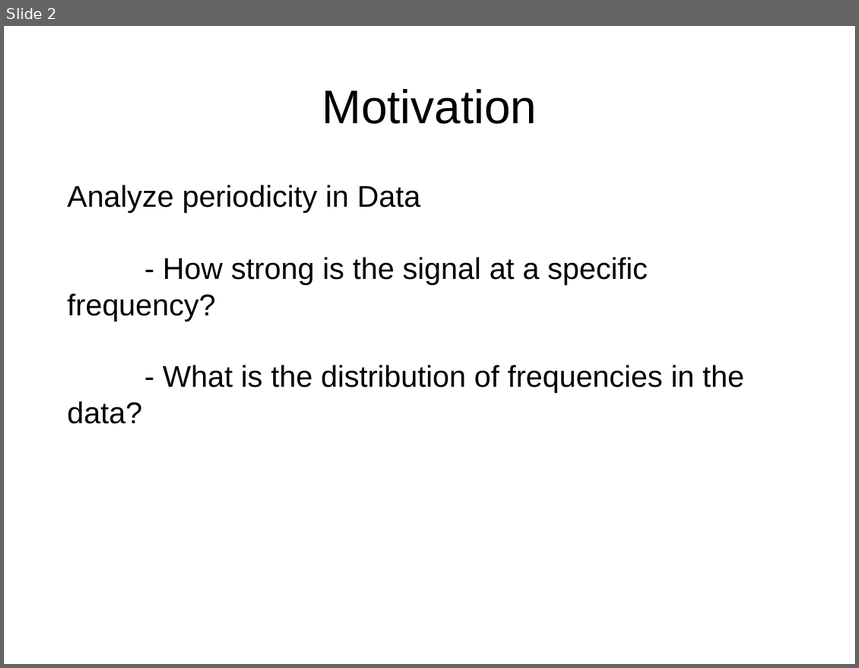
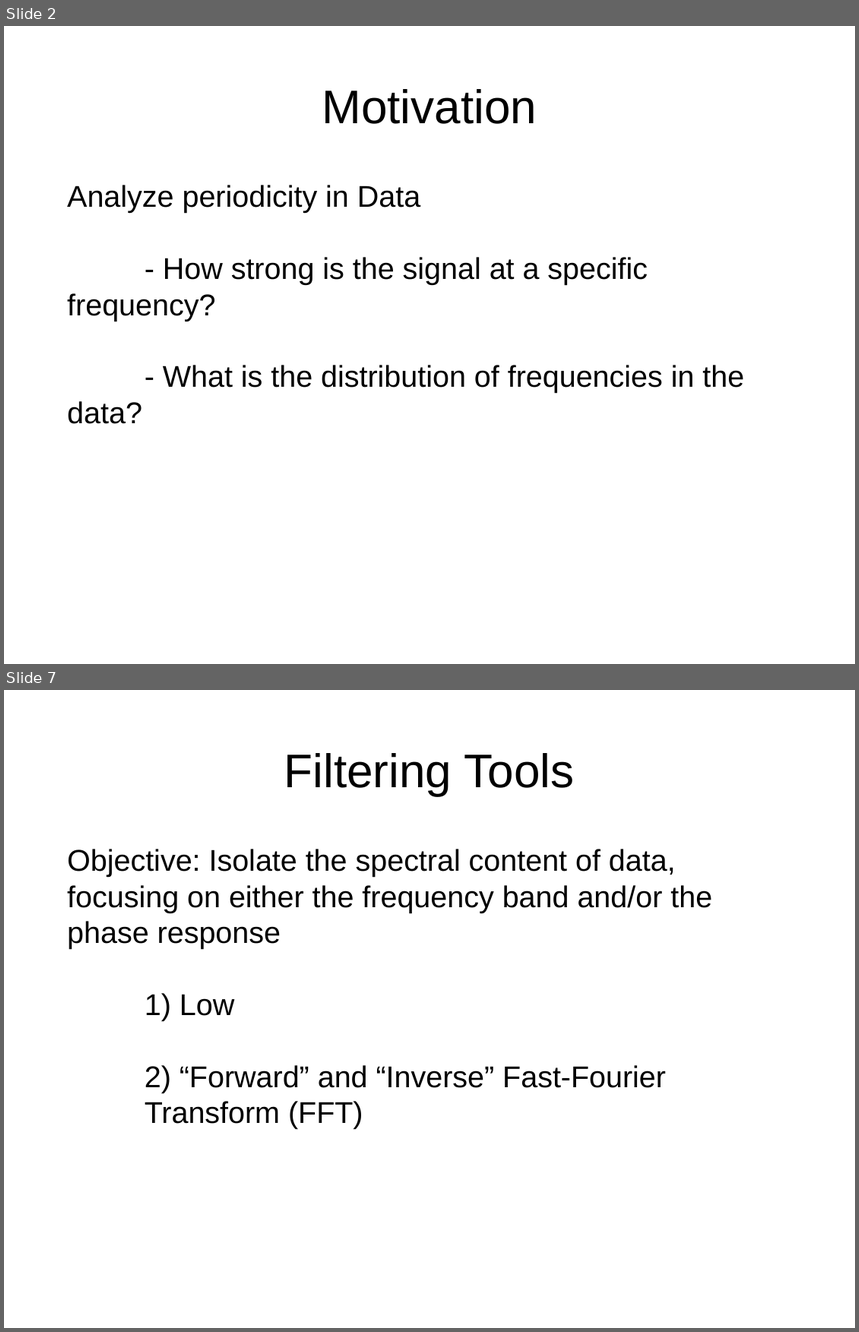
Before and after one commit to frederick-douglas-pearce/data-analysis-tools, a slide deck: Data_Analysis_Tools.odp. Shown one above the other, each under a label of ours: slide 2 before the commit, slides 2 and 7 after it; the slides between them are not shown. The pictures are 859x668 and 859x1332 pixels, drawn with LibreOffice and Linux fonts; fonts in the diff are those of the drawing. Boxes give left, top, right and bottom in pixels: in the first picture for what was removed or moved away, otherwise in the second. Text is boxed around its words. In the diff, an @@ line names an element or a change of style, - is before the commit and + after.

Commit message:
Updated to include other data analysis projects beyond Fourier

```diff
--- a/Data_Analysis_Tools.odp
+++ b/Data_Analysis_Tools.odp
@@ slide 7 added at (x1=4, y1=690, x2=855, y2=1328), background #FFFFFF @@
@@ title added at (x1=284, y1=753, x2=575, y2=796), 44 pt, text #000000 @@
+Filtering Tools
@@ text added at (x1=67, y1=849, x2=712, y2=1129), 28 pt, text #000000 @@
+Objective: Isolate the spectral content of data, focusing on either the frequency band and/or the phase response
+1) Low
+2) “Forward” and “Inverse” Fast-Fourier Transform (FFT)
```
Also in this commit, not shown: 5 slides changed, 4 other files.
